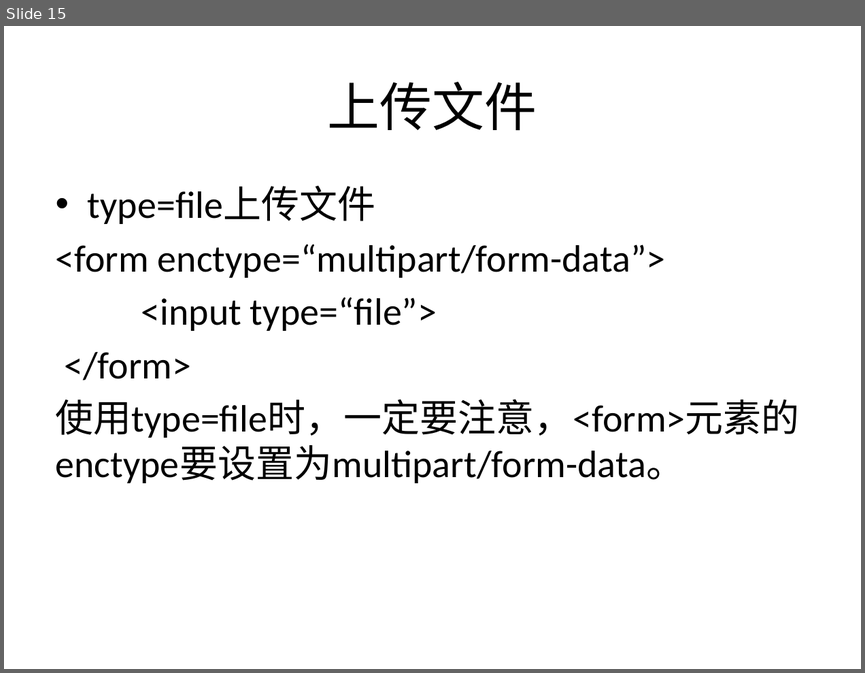
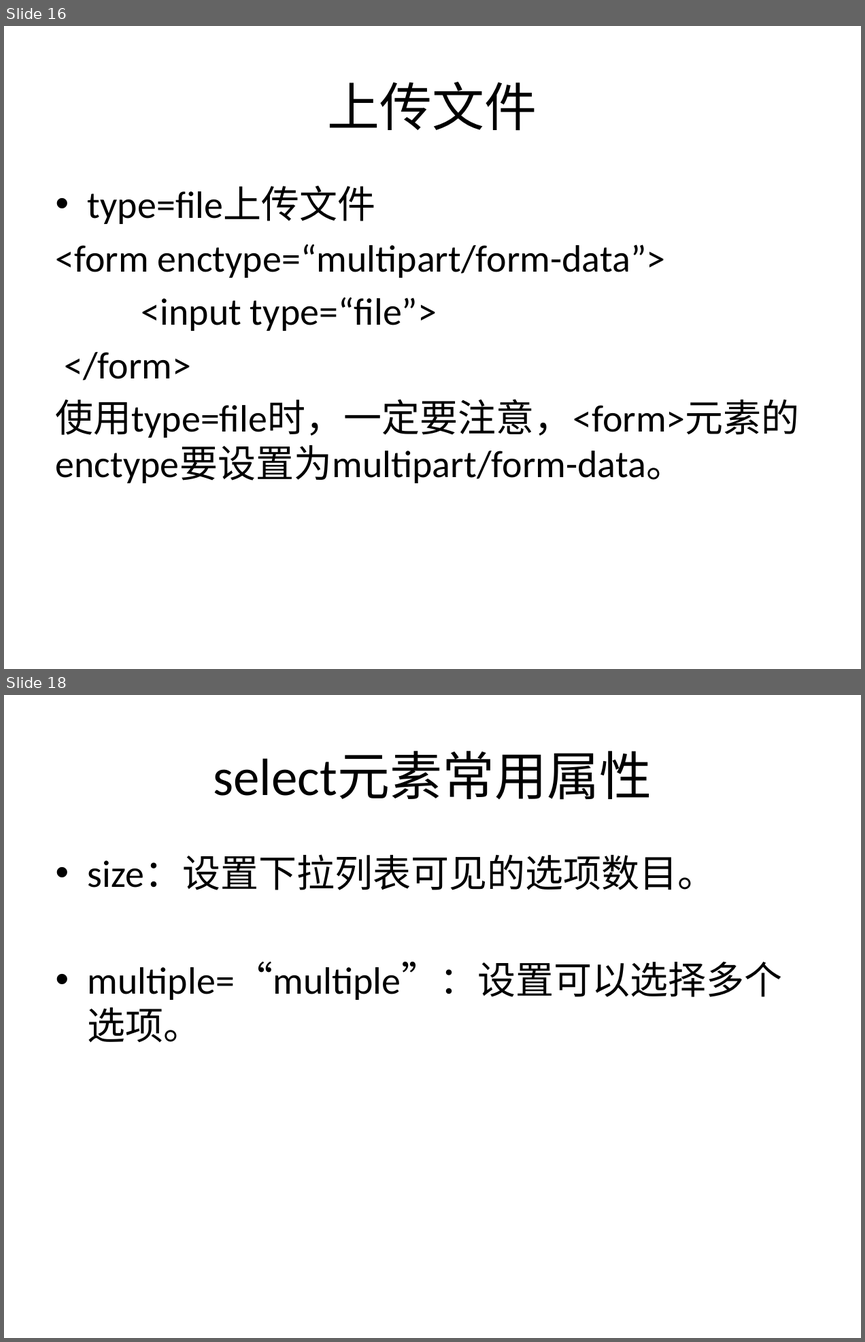
Before and after one commit to sans123wx/class, a slide deck: 网页设计与制作/课件/3/表单.pptx. Shown one above the other, each under a label of ours: slide 15 before the commit, slides 16 and 18 after it; the slides between them are not shown. The pictures are 865x673 and 865x1342 pixels, drawn with LibreOffice and Linux fonts; fonts in the diff are those of the drawing. Boxes give left, top, right and bottom in pixels: in the first picture for what was removed or moved away, otherwise in the second. Text is boxed around its words. In the diff, an @@ line names an element or a change of style, - is before the commit and + after.

```diff
--- a/网页设计与制作/课件/3/表单.pptx
+++ b/网页设计与制作/课件/3/表单.pptx
@@ slide 18 added at bbox=[4, 695, 861, 1338], background #FFFFFF @@
@@ title added at bbox=[213, 751, 651, 800], 44 pt, text #000000 @@
+select元素常用属性
@@ text added at bbox=[88, 855, 782, 1042], 32 pt, text #000000 @@
+• size：设置下拉列表可见的选项数目。
+• multiple=“multiple”：设置可以选择多个选项。
@@ what was slide 15 is now slide 16 @@
```
Also in this commit, not shown: 3 slides changed, 2 other slides added, 4 other files.
